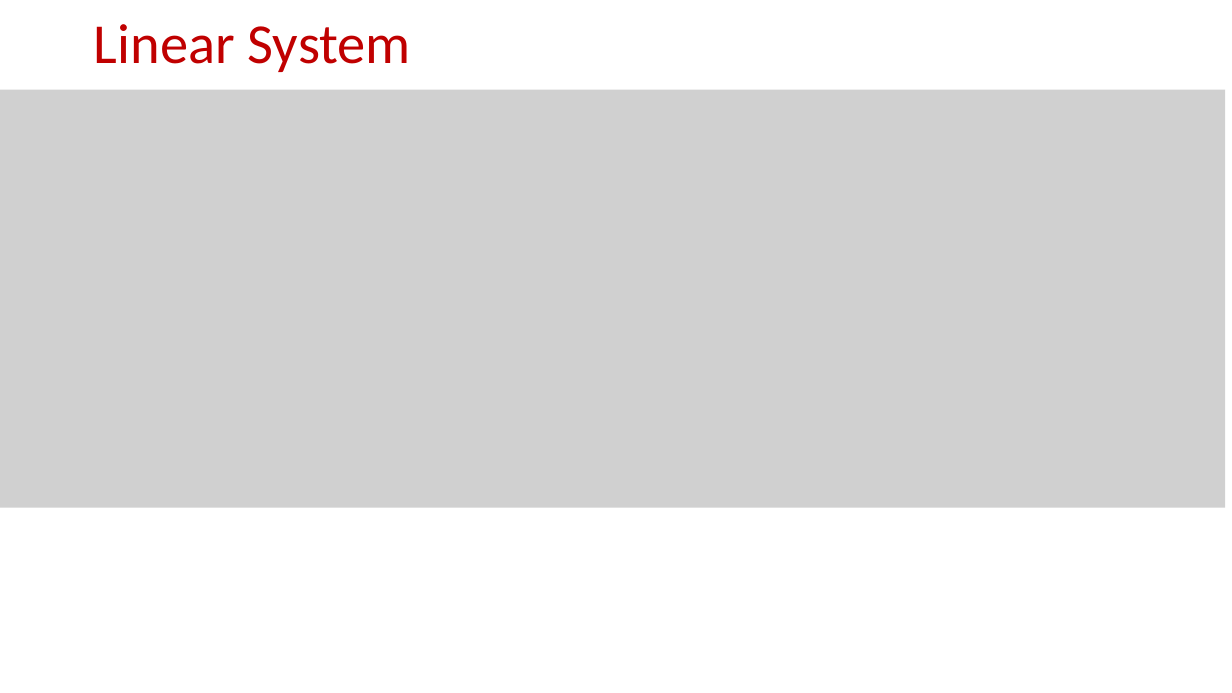
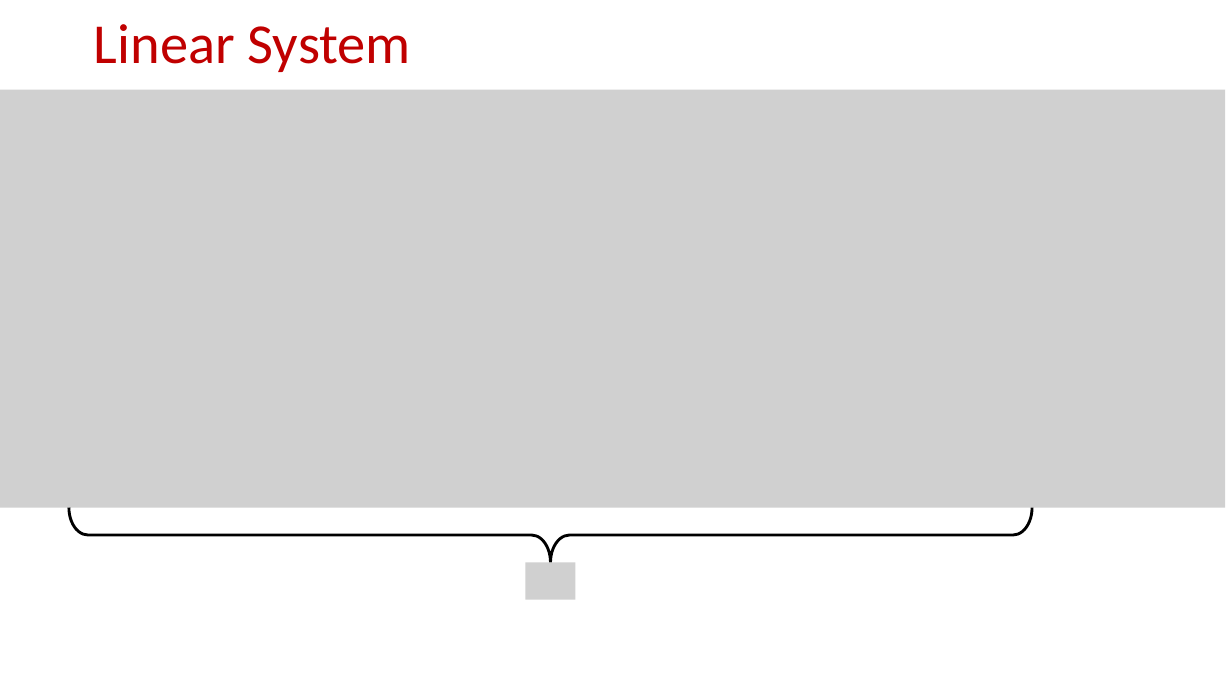
Before and after one commit to STIM-Lab/scattersim, a slide deck: slide 6 of docs/scatterlayer.pptx. Drawn at 1232x693 pixels with LibreOffice and Linux fonts; fonts in the diff are those of the drawing; grey boxes stand for pictures; background and template pictures are left out. Boxes give left, top, right and bottom in pixels: in the first picture for what was removed or moved away, otherwise in the second. Text is boxed around its words. In the diff, an @@ line names an element or a change of style, - is before the commit and + after.

```diff
--- a/docs/scatterlayer.pptx
+++ b/docs/scatterlayer.pptx
@@ right brace added at (x1=69, y1=508, x2=1032, y2=562), outline #000000 2.25 pt @@
@@ picture added at (x1=526, y1=563, x2=576, y2=600) @@
```
Also in this commit, not shown: 1 slide added, 1 slide removed, 3 other files.
